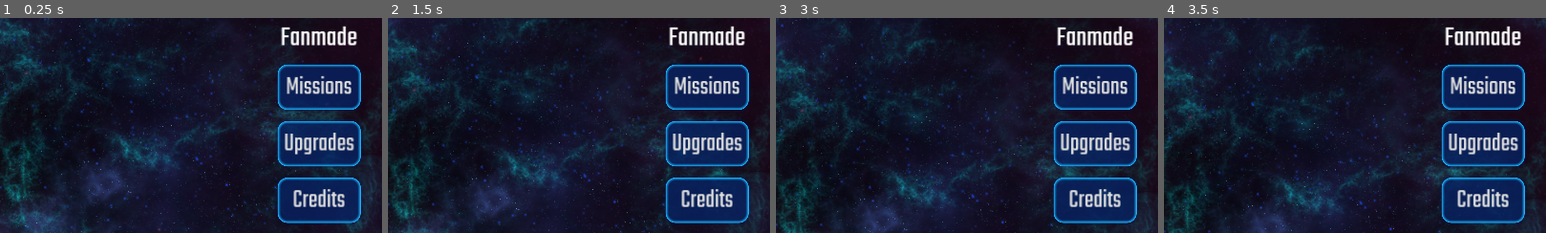
Above: before the commit, frames 1-4 (left to right).
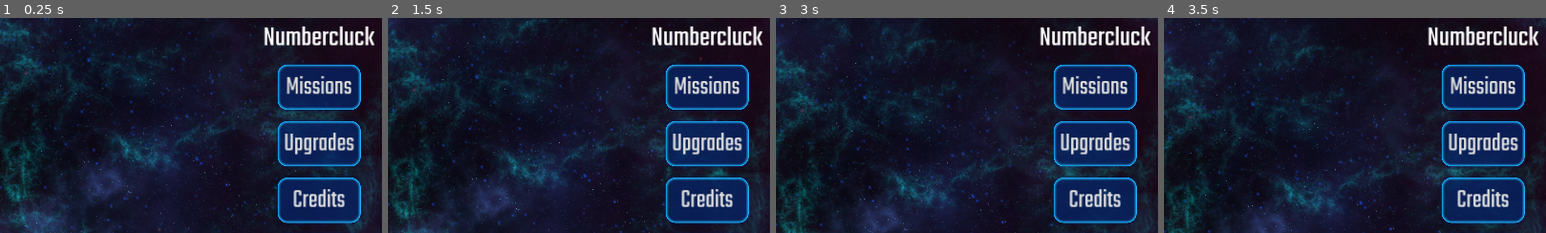
Above: after the commit, the same moments.

Repository: veprogames/numbercluck
Game: Godot game, scene res://src/main_menu/main_menu.tscn
Same seed, same stepped clock (60 frames per second), same inputs: the game is played once before the commit and once after it.
Inputs:
- Up to frame 1 (0.25 s): no input
- Up to frame 2 (1.5 s): click "Missions" at 0.5 s; click "Main Menu" at 1.25 s
- Up to frame 3 (3 s): click "Upgrades" at 2 s; click "Main Menu" at 2.75 s
- Up to frame 4 (3.5 s): no input
The pictures show only the part of the screen within x 8-58%, y 14-64%; the shares and areas given below are measured in that part.

The runs differ from the first frame. In frame 1, 1.7% of the frame differs, in the area x 69-98%, y 3-13%; in frame 2, 1.7%; in frame 3, 1.7%; in frame 4, 1.7%.

Commit message:
change game title and add game icon

Diff:
--- a/project.godot
+++ b/project.godot
@@ -10,10 +10,16 @@
 
 [application]
 
-config/name="Chicken 2"
+config/name="Chicken Invaders: Numbercluck"
+config/description="A Chicken Invaders Fangame with Upgrades"
+config/version="0.1"
 run/main_scene="res://src/main_menu/main_menu.tscn"
+config/use_custom_user_dir=true
+config/custom_user_dir_name="io.veprogames.numbercluck"
+config/quit_on_go_back=false
 config/features=PackedStringArray("4.3", "Mobile")
-config/icon="res://icon.svg"
+config/icon="res://icon.png"
+config/windows_native_icon="res://icon.ico"
 
 [autoload]
 
@@ -88,6 +94,7 @@
 
 common/physics_jitter_fix=0.0
 common/physics_interpolation=true
+common/enable_object_picking=false
 
 [rendering]
 
--- a/src/main_menu/main_menu.tscn
+++ b/src/main_menu/main_menu.tscn
@@ -39,7 +39,7 @@
 offset_right = 106.0
 offset_bottom = 254.0
 grow_horizontal = 2
-text = "Fanmade"
+text = "Numbercluck"
 label_settings = SubResource("LabelSettings_ledtl")
 horizontal_alignment = 1
 
Binary file added: icon.ico
Binary file added: icon.png
Not shown, added: icon.png.import
